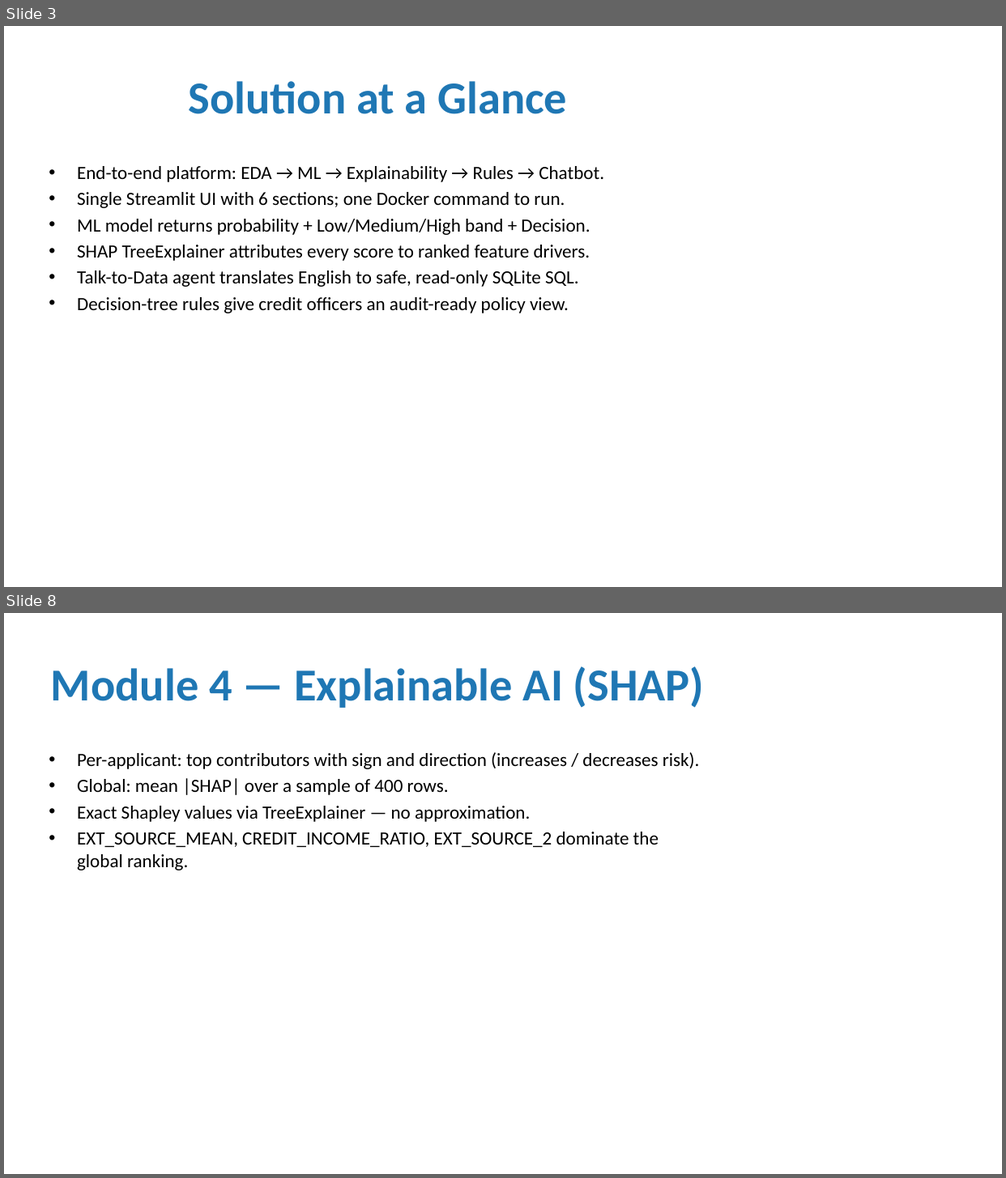
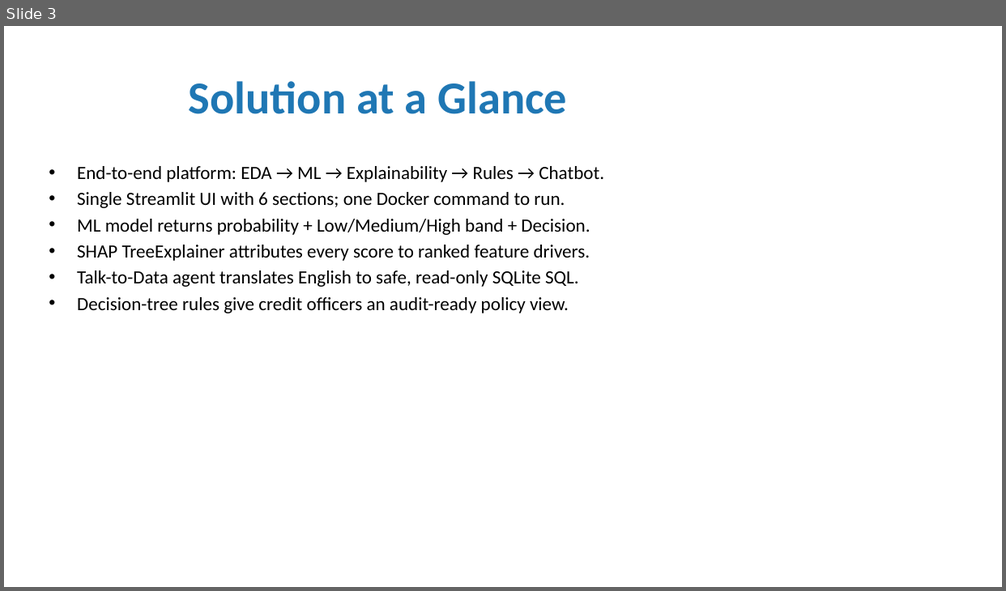
Before and after one commit to ashwani-dhayal/credit-risk-platform, a slide deck: documents/presentation.pptx. Shown one above the other, each under a label of ours: slides 3 and 8 before the commit, slide 3 after it; the slides between them are not shown. The pictures are 1006x1178 and 1006x591 pixels, drawn with LibreOffice and Linux fonts; fonts in the diff are those of the drawing. Boxes give left, top, right and bottom in pixels: in the first picture for what was removed or moved away, otherwise in the second. Text is boxed around its words. In the diff, an @@ line names an element or a change of style, - is before the commit and + after.

```diff
--- a/documents/presentation.pptx
+++ b/documents/presentation.pptx
@@ slide 8 removed at (4,613,1002,1174), background #FFFFFF @@
@@ title removed at (51,666,705,708) @@
-Module 4 — Explainable AI (SHAP)
@@ text removed at (77,752,700,871) @@
-• Per-applicant: top contributors with sign and direction (increases / decreases risk).
-• Global: mean |SHAP| over a sample of 400 rows.
-• Exact Shapley values via TreeExplainer — no approximation.
-• EXT_SOURCE_MEAN, CREDIT_INCOME_RATIO, EXT_SOURCE_2 dominate the global ranking.
```
Also in this commit, not shown: 9 slides changed, 10 slides added, 5 other slides removed, 11 other files.
